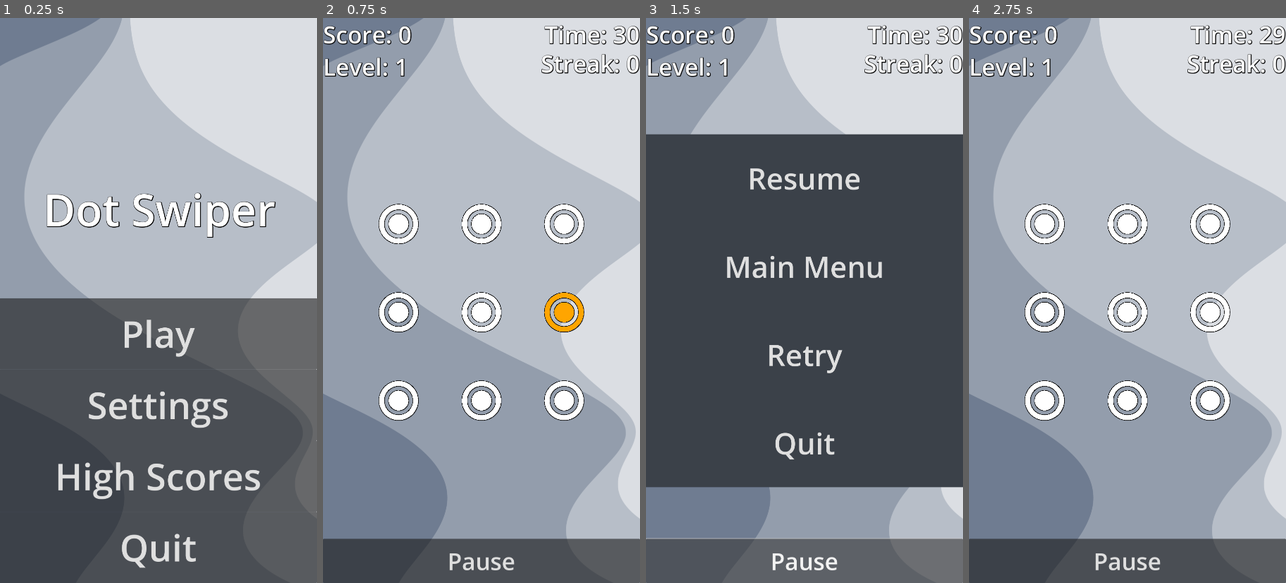
Above: before the commit, frames 1-4 (left to right).
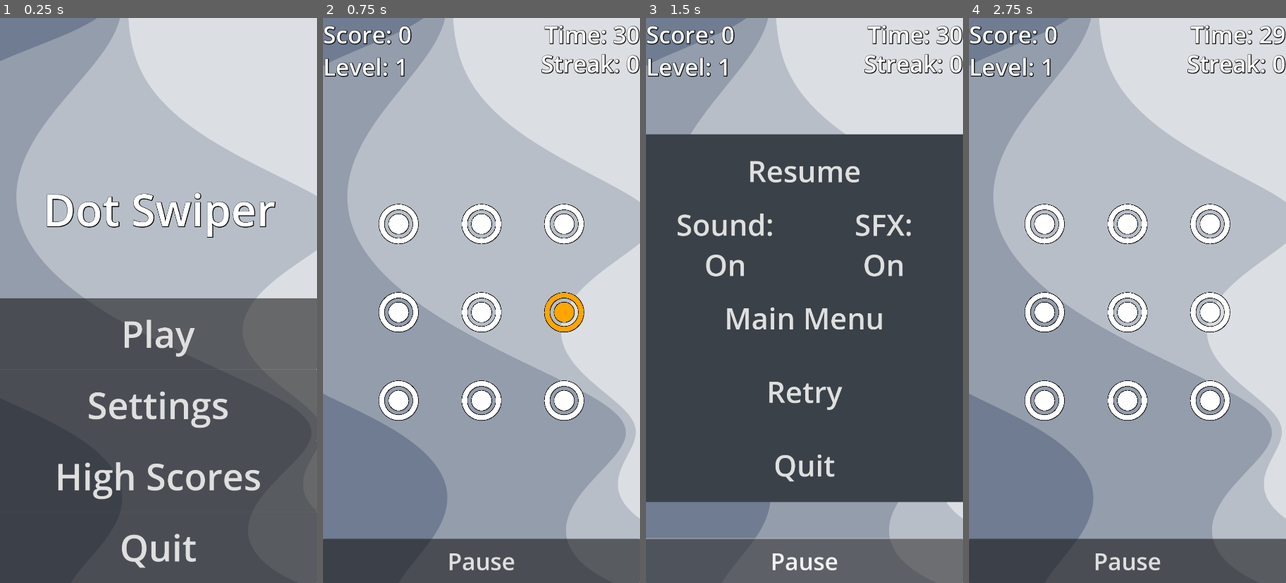
Above: after the commit, the same moments.

Repository: tJamesD/dot-line-matcher
Game: Godot game, scene res://Scenes/menu.tscn
The game is run twice, just before and just after one commit, with the same random seed, the same clock (stepped at 60 frames per second) and the same inputs. Sound files missing from this copy of the repository are replaced by a short silence.
Inputs:
- Up to frame 1 (0.25 s): no input
- Up to frame 2 (0.75 s): click "Play" at 0.5 s
- Up to frame 3 (1.5 s): click "Pause" at 1.25 s
- Up to frame 4 (2.75 s): click "Resume" at 2 s

The runs differ from the first frame. In frame 1, 1.5% of the frame differs, in the area x 0-100%, y 0-75%; in frame 2, nothing differs; in frame 3, 7.2%, in the area x 0-100%, y 25-86%; in frame 4, nothing differs.

Commit message:
added sound effects

Diff:
--- /dev/null
+++ b/Scenes/audio_stream_player.gd
@@ -0,0 +1,40 @@
+extends AudioStreamPlayer
+
+func _ready():
+	connect("finished", Callable(self, "_on_track_finished"))
+	play_track()
+
+#var tracks = {
+	#"a_rise": preload("res://MUSIC/Rise.wav"),
+	#"b_dino": preload("res://MUSIC/kim_lightyear_-_dino_instrumental.wav"),
+	#"c_neon": preload("res://MUSIC/neocrey - NEON.mp3"),
+	#"d_disco": preload("res://MUSIC/Disco Century.wav")
+#}
+
+var tracks_array=[
+	preload("res://MUSIC/Rise.wav"),
+	preload("res://MUSIC/kim_lightyear_-_dino_instrumental.wav"),
+	preload("res://MUSIC/neocrey - NEON.mp3"),
+	preload("res://MUSIC/Disco Century.wav")]
+
+var current_index = 0
+
+func play_track():
+	stream = tracks_array[current_index]
+	volume_db = -20
+	play()
+
+
+func _on_finished() -> void:
+	current_index = (current_index + 1) % tracks_array.size()
+	play_track()
+
+func fade_to_track(next_stream: AudioStream, duration: float = 4.0):
+	var tween = create_tween()
+	tween.tween_property(self, "volume_db", -40, duration / 2).set_trans(Tween.TRANS_SINE)
+	tween.tween_callback(func(): _set_stream(next_stream))
+	tween.tween_property(self, "volume_db", -20, duration / 2).set_trans(Tween.TRANS_SINE)
+
+func _set_stream(next_stream: AudioStream):
+	stream = next_stream
+	play()
--- a/Scenes/main.tscn
+++ b/Scenes/main.tscn
@@ -1,11 +1,14 @@
-[gd_scene load_steps=13 format=3 uid="uid://btt8t0iqov2lk"]
+[gd_scene load_steps=16 format=3 uid="uid://btt8t0iqov2lk"]
 
 [ext_resource type="Script" uid="uid://dsb0gcdpokhbx" path="res://Scripts/dots_manager.gd" id="1_bo1nx"]
 [ext_resource type="PackedScene" uid="uid://ct0creunkhh4g" path="res://Scenes/dot.tscn" id="1_jjgbg"]
-[ext_resource type="Script" uid="uid://bl2ua0htfp4e" path="res://Scenes/ui.gd" id="1_jjvhh"]
+[ext_resource type="Script" uid="uid://bl2ua0htfp4e" path="res://Scripts/ui.gd" id="1_jjvhh"]
 [ext_resource type="StyleBox" uid="uid://i1f44l4e7ykf" path="res://Themes/hover.tres" id="2_21xkr"]
 [ext_resource type="Texture2D" uid="uid://ccpwo4pgaumwi" path="res://Assets/white.png" id="2_jjvhh"]
 [ext_resource type="StyleBox" uid="uid://dqwlebe23cnsu" path="res://Themes/normal_button.tres" id="2_kry3j"]
+[ext_resource type="Script" uid="uid://ba3f2kut6dkxv" path="res://Scenes/audio_stream_player.gd" id="7_6bp64"]
+[ext_resource type="AudioStream" uid="uid://dju1hbjpruqe6" path="res://MUSIC/chime.mp3" id="7_344ge"]
+[ext_resource type="Script" uid="uid://k3k5j37hbomp" path="res://Scripts/sfx.gd" id="8_ynf5e"]
 
 [sub_resource type="LabelSettings" id="LabelSettings_kry3j"]
 font_size = 80
@@ -124,7 +127,7 @@
 offset_left = -540.0
 offset_top = -565.0
 offset_right = 540.0
-offset_bottom = -265.0
+offset_bottom = -315.0
 grow_horizontal = 2
 grow_vertical = 2
 theme_override_font_sizes/font_size = 100
@@ -134,6 +137,48 @@
 theme_override_styles/normal = ExtResource("2_kry3j")
 text = "Resume"
 
+[node name="Sound" type="Button" parent="CanvasLayer/Pause Menu"]
+layout_mode = 1
+anchors_preset = 8
+anchor_left = 0.5
+anchor_top = 0.5
+anchor_right = 0.5
+anchor_bottom = 0.5
+offset_left = -540.0
+offset_top = -315.0
+offset_bottom = -65.0
+grow_horizontal = 2
+grow_vertical = 2
+theme_override_font_sizes/font_size = 100
+theme_override_styles/focus = ExtResource("2_21xkr")
+theme_override_styles/hover_pressed = ExtResource("2_21xkr")
+theme_override_styles/hover = ExtResource("2_21xkr")
+theme_override_styles/pressed = ExtResource("2_21xkr")
+theme_override_styles/normal = ExtResource("2_kry3j")
+text = "Sound:
+On"
+
+[node name="SFX" type="Button" parent="CanvasLayer/Pause Menu"]
+layout_mode = 1
+anchors_preset = 8
+anchor_left = 0.5
+anchor_top = 0.5
+anchor_right = 0.5
+anchor_bottom = 0.5
+offset_top = -327.0
+offset_right = 540.0
+offset_bottom = -53.0
+grow_horizontal = 2
+grow_vertical = 2
+theme_override_font_sizes/font_size = 100
+theme_override_styles/focus = ExtResource("2_21xkr")
+theme_override_styles/hover_pressed = ExtResource("2_21xkr")
+theme_override_styles/hover = ExtResource("2_21xkr")
+theme_override_styles/pressed = ExtResource("2_21xkr")
+theme_override_styles/normal = ExtResource("2_kry3j")
+text = "SFX:
+On"
+
 [node name="Main Menu" type="Button" parent="CanvasLayer/Pause Menu"]
 layout_mode = 1
 anchors_preset = 8
@@ -142,9 +187,9 @@
 anchor_right = 0.5
 anchor_bottom = 0.5
 offset_left = -540.0
-offset_top = -265.0
-offset_right = 540.0
-offset_bottom = 35.0
+offset_top = -65.0
+offset_right = 540.0
+offset_bottom = 185.0
 grow_horizontal = 2
 grow_vertical = 2
 theme_override_font_sizes/font_size = 100
@@ -163,9 +208,9 @@
 anchor_right = 0.5
 anchor_bottom = 0.5
 offset_left = -540.0
-offset_top = 35.0
-offset_right = 540.0
-offset_bottom = 335.0
+offset_top = 185.0
+offset_right = 540.0
+offset_bottom = 435.0
 grow_horizontal = 2
 grow_vertical = 2
 theme_override_font_sizes/font_size = 100
@@ -184,9 +229,9 @@
 anchor_right = 0.5
 anchor_bottom = 0.5
 offset_left = -540.0
-offset_top = 335.0
-offset_right = 540.0
-offset_bottom = 635.0
+offset_top = 435.0
+offset_right = 540.0
+offset_bottom = 685.0
 grow_horizontal = 2
 grow_vertical = 2
 theme_override_font_sizes/font_size = 100
@@ -281,10 +326,19 @@
 position = Vector2(821.5, 1300)
 scale = Vector2(0.184176, 0.184176)
 
-[node name="Main" type="Node2D" parent="."]
+[node name="SFX" type="AudioStreamPlayer" parent="."]
+stream = ExtResource("7_344ge")
+script = ExtResource("8_ynf5e")
+
+[node name="AudioStreamPlayer" type="AudioStreamPlayer" parent="."]
+process_mode = 3
+script = ExtResource("7_6bp64")
 
 [connection signal="pressed" from="CanvasLayer/Pause" to="CanvasLayer" method="_on_pause_pressed"]
 [connection signal="pressed" from="CanvasLayer/Pause Menu/Resume" to="CanvasLayer" method="_on_resume_pressed"]
+[connection signal="pressed" from="CanvasLayer/Pause Menu/Sound" to="CanvasLayer" method="_on_sound_pressed"]
+[connection signal="pressed" from="CanvasLayer/Pause Menu/SFX" to="CanvasLayer" method="_on_sfx_pressed"]
 [connection signal="pressed" from="CanvasLayer/Pause Menu/Main Menu" to="CanvasLayer" method="_on_main_menu_pressed"]
 [connection signal="pressed" from="CanvasLayer/Pause Menu/Retry" to="CanvasLayer" method="_on_retry_pressed"]
 [connection signal="pressed" from="CanvasLayer/Pause Menu/Quit" to="CanvasLayer" method="_on_quit_pressed"]
+[connection signal="finished" from="AudioStreamPlayer" to="AudioStreamPlayer" method="_on_finished"]
--- a/Scenes/menu.tscn
+++ b/Scenes/menu.tscn
@@ -24,9 +24,12 @@
 anchor_bottom = 1.0
 grow_horizontal = 2
 grow_vertical = 2
+size_flags_horizontal = 3
+size_flags_vertical = 3
 script = ExtResource("1_1rerr")
 
 [node name="BackgroundGradient" type="TextureRect" parent="."]
+visible = false
 layout_mode = 1
 anchors_preset = 15
 anchor_right = 1.0
@@ -45,7 +48,8 @@
 grow_horizontal = 2
 grow_vertical = 2
 texture = ExtResource("2_xhh6f")
-expand_mode = 4
+expand_mode = 5
+stretch_mode = 6
 
 [node name="Play" type="Button" parent="."]
 layout_mode = 1
--- a/Scenes/ui.gd
+++ /dev/null
@@ -1,88 +0,0 @@
-extends CanvasLayer
-
-@onready var score_label = $Score
-@onready var dot_manager = $"../DotManager" # Dot manager name is awful.
-@onready var level_label = $Level
-@onready var timer_label = $Timer
-@onready var background = $"../Background/BackTexture"
-@onready var streak_label = $Streak
-@onready var pause_menu = $"Pause Menu"
-
-func _ready():
-	dot_manager.connect("score_increased", Callable(self,"_update_score_label"))
-	dot_manager.connect("level_increased", Callable(self,"_update_level_label"))
-	dot_manager.connect("level_increased", Callable(self,"_update_background_color"))
-	dot_manager.connect("timer_update", Callable(self,"_update_timer_label"))
-	#background.modulate = Color.from_hsv(160.0/360.0,70/100.0,40/100.0,1)
-
-	dot_manager.connect("streak_change", Callable(self,"_update_streak_label"))
-func _update_score_label(amt : int):
-	#print("SIGNAL REIECVED")
-	score_label.text = "Score: " + str(amt)
-
-func _update_level_label(amt : int):
-	#print("SIGNAL REIECVED")
-	level_label.text = "Level: " + str(amt)
-
-func _update_timer_label(amt :int):
-	timer_label.text = "Time: " + str(amt)
-
-func _update_streak_label(amt :int):
-	streak_label.text = "Streak: " + str(amt)
-
-
-func _update_background_color(amt : int):
-	print("CALLED UPDATE BACKGROUND COLOR: " + str(amt))
-	match amt:
-		2:
-			background.modulate = Color.from_hsv(160.0/360.0,70/100.0,40/100.0,1)
-			#background.modulate = Color.from_hsv(200.0/360.0,70/100.0,40/100.0,1)
-		3:
-			background.modulate = Color.from_hsv(200/360.0,70/100.0,40/100.0,1)
-		4:
-			background.modulate = Color.from_hsv(220/360.0,70/100.0,40/100.0,1)
-		5:
-			background.modulate = Color.from_hsv(280/360.0,70/100.0,40/100.0,1)
-		6:
-			background.modulate = Color.from_hsv(320.0/360.0,70/100.0,40/100.0,1)
-		7:
-			background.modulate = Color.from_hsv(360.0/360.0,70/100.0,40/100.0,1)
-		8:
-			background.modulate = Color.from_hsv(240.0/360.0,0/100.0,20/100.0,1)
-
-
-
-
-
-
-#func _on_quit_pressed() -> void:
-	###TODO - This really SHould be pause, and then provide settings
-	### quit retry etc.
-	#get_tree().change_scene_to_file("res://Scenes/menu.tscn")
-
-
-func _on_pause_pressed() -> void:
-	pause_menu.visible = true
-	get_tree().paused = true
-
-
-func _on_resume_pressed() -> void:
-	pause_menu.visible = false
-	get_tree().paused = false
-
-
-func _on_retry_pressed() -> void:
-	get_tree().paused = false
-	get_tree().change_scene_to_file("res://Scenes/main.tscn")
-
-
-func _on_main_menu_pressed() -> void:
-	pause_menu.visible = false
-	get_tree().paused = false
-	get_tree().change_scene_to_file("res://Scenes/menu.tscn")
-
-
-func _on_quit_pressed() -> void:
-	pause_menu.visible = false
-	get_tree().paused = false
-	get_tree().quit()
--- a/Scripts/dot.gd
+++ b/Scripts/dot.gd
@@ -9,6 +9,7 @@
 signal wrong_pattern(inverse_time:bool)
 signal correct_pattern
 signal added_to_user_guess
+signal playsfx
 
 var mouse_motion_count = 0
 
@@ -49,11 +50,11 @@
 
 func _check_solution():
 	var index : int = 0
-	print("USER GUESSES2: " + str(dot_manager.user_guess))
+	#print("USER GUESSES2: " + str(dot_manager.user_guess))
 	for dot in dot_manager.user_guess:
 		#print("USER_GUESS NAME: " + dot.name + " PATTERNAME: " + dot_manager.pattern[index].name)
 		if dot != dot_manager.pattern[index]:
-			print("Wrong Guess!!!")
+			#print("Wrong Guess!!!")
 			wrong_pattern.emit(true)
 			return;
 		index+=1
@@ -144,7 +145,7 @@
 	elif event is InputEventMouseMotion and mouse_motion_count <1:
 		## remove moust_motion_count
 		mouse_motion_count += 1;
-		print("AAAA")
+		#print("AAAA")
 		_handle_activation()
 	# PC: click
 	elif event is InputEventMouseButton and event.pressed:
@@ -167,6 +168,10 @@
 		_activate()
 
 		if dot_manager.user_guess.count(self) == 0:
+			print("PREEMIT")
+			playsfx.emit()
+			print("POSTEMIT")
+
 			dot_manager.user_guess.append(self)
-			print("CHECKSOLUTION")
+			#print("CHECKSOLUTION")
 			_check_solution()
--- a/Scripts/dots_manager.gd
+++ b/Scripts/dots_manager.gd
@@ -28,6 +28,9 @@
 @onready var streak = 0
 @onready var best_streak = 0
 
+@onready var sfxPlayer = $"../SFX"
+@onready var sfxBool = true
+
 signal streak_change()
 
 signal score_increased(amt :int)
@@ -67,6 +70,7 @@
 		dot.connect("correct_pattern", Callable(self,"_increase_score"))
 		dot.connect("added_to_user_guess", Callable(self,"_move_draw_window"),CONNECT_DEFERRED)
 		dot.connect("added_to_user_guess", Callable(self,"_move_active_dot"),CONNECT_DEFERRED)
+		dot.connect("playsfx", Callable(self,"_play_sfx"))
 
 	_start_round()
 
@@ -74,6 +78,12 @@
 	while curr_length != gen_length:
 		_generate_pattern()
 	_run_animation()
+
+func _play_sfx():
+	print("SIGNAL CAUGHT")
+	if sfxBool:
+		sfxPlayer.play()
+
 
 func _run_animation():
 	state = GameState.ANIMATE
--- /dev/null
+++ b/Scripts/sfx.gd
@@ -0,0 +1,5 @@
+extends AudioStreamPlayer
+
+
+func _ready():
+	preload("res://MUSIC/chime.mp3")
--- /dev/null
+++ b/Scripts/ui.gd
@@ -0,0 +1,114 @@
+extends CanvasLayer
+
+@onready var score_label = $Score
+@onready var dot_manager = $"../DotManager" # Dot manager name is awful.
+@onready var level_label = $Level
+@onready var timer_label = $Timer
+@onready var background = $"../Background/BackTexture"
+@onready var streak_label = $Streak
+@onready var pause_menu = $"Pause Menu"
+@onready var musicPlayer = $"../AudioStreamPlayer"
+@onready var musicBool = true
+@onready var sfxPlayer = $"../SFX"
+@onready var SFXLabel = $"Pause Menu/SFX"
+@onready var soundLabel = $"Pause Menu/Sound"
+
+func _ready():
+	dot_manager.connect("score_increased", Callable(self,"_update_score_label"))
+	dot_manager.connect("level_increased", Callable(self,"_update_level_label"))
+	dot_manager.connect("level_increased", Callable(self,"_update_background_color"))
+	dot_manager.connect("timer_update", Callable(self,"_update_timer_label"))
+	#background.modulate = Color.from_hsv(160.0/360.0,70/100.0,40/100.0,1)
+
+	dot_manager.connect("streak_change", Callable(self,"_update_streak_label"))
+func _update_score_label(amt : int):
+	#print("SIGNAL REIECVED")
+	score_label.text = "Score: " + str(amt)
+
+func _update_level_label(amt : int):
+	#print("SIGNAL REIECVED")
+	level_label.text = "Level: " + str(amt)
+
+func _update_timer_label(amt :int):
+	timer_label.text = "Time: " + str(amt)
+
+func _update_streak_label(amt :int):
+	streak_label.text = "Streak: " + str(amt)
+
+
+func _update_background_color(amt : int):
+	print("CALLED UPDATE BACKGROUND COLOR: " + str(amt))
+	match amt:
+		2:
+			background.modulate = Color.from_hsv(160.0/360.0,70/100.0,40/100.0,1)
+			#background.modulate = Color.from_hsv(200.0/360.0,70/100.0,40/100.0,1)
+		3:
+			background.modulate = Color.from_hsv(200/360.0,70/100.0,40/100.0,1)
+		4:
+			background.modulate = Color.from_hsv(220/360.0,70/100.0,40/100.0,1)
+		5:
+			background.modulate = Color.from_hsv(280/360.0,70/100.0,40/100.0,1)
+		6:
+			background.modulate = Color.from_hsv(320.0/360.0,70/100.0,40/100.0,1)
+		7:
+			background.modulate = Color.from_hsv(360.0/360.0,70/100.0,40/100.0,1)
+		8:
+			background.modulate = Color.from_hsv(240.0/360.0,0/100.0,20/100.0,1)
+
+
+
+
+
+
+#func _on_quit_pressed() -> void:
+	###TODO - This really SHould be pause, and then provide settings
+	### quit retry etc.
+	#get_tree().change_scene_to_file("res://Scenes/menu.tscn")
+
+
+func _on_pause_pressed() -> void:
+	pause_menu.visible = true
+	get_tree().paused = true
+
+
+func _on_resume_pressed() -> void:
+	pause_menu.visible = false
+	get_tree().paused = false
+
+
+func _on_retry_pressed() -> void:
+	get_tree().paused = false
+	get_tree().change_scene_to_file("res://Scenes/main.tscn")
+
+
+func _on_main_menu_pressed() -> void:
+	pause_menu.visible = false
+	get_tree().paused = false
+	get_tree().change_scene_to_file("res://Scenes/menu.tscn")
+
+
+func _on_quit_pressed() -> void:
+	pause_menu.visible = false
+	get_tree().paused = false
+	get_tree().quit()
+
+
+func _on_sound_pressed() -> void:
+	## will need to save to file.
+	if musicBool:
+		musicPlayer.stop()
+		soundLabel.text = "Sound:\nOff"
+		musicBool = false
+	else:
+		musicBool = true
+		musicPlayer.play()
+		soundLabel.text = "Sound:\nOn"
+
+
+func _on_sfx_pressed() -> void:
+	if dot_manager.sfxBool == true:
+		dot_manager.sfxBool = false
+		SFXLabel.text = "SFX:\nOff"
+	else:
+		dot_manager.sfxBool = true
+		SFXLabel.text = "SFX:\nOn"
--- a/project.godot
+++ b/project.godot
@@ -25,7 +25,6 @@
 window/size/viewport_width=1080
 window/size/viewport_height=1920
 window/stretch/mode="viewport"
-window/stretch/aspect="expand"
 window/handheld/orientation=1
 
 [dotnet]
Not shown, added: MUSIC/Disco Century.wav.import
Not shown, added: MUSIC/Rise.wav.import
Not shown, added: MUSIC/chime.mp3.import
Not shown, added: MUSIC/kim_lightyear_-_dino_instrumental.wav.import
Not shown, added: MUSIC/neocrey - NEON.mp3.import
Not shown, added: Scenes/audio_stream_player.gd.uid
Not shown, added: Scripts/sfx.gd.uid
Renamed: Scenes/ui.gd.uid -> Scripts/ui.gd.uid
Not shown, changed: export_presets.cfg
Not shown, changed: APK/DotLineMatcher.apk
Not shown, changed: APK/DotLineMatcher.apk.idsig
Not shown, added: APK/DotLineMatcher_keep_test.apk
(and 13 more such lines)
